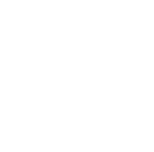
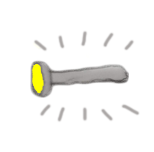
Revision of a layered w=154, h=152 image; what changed, layer by layer:
added layer "light" above "Layer 3 copy 2" over [32, 64, 44, 93]
added layer "Layer 3 copy 2" above "Layer 3" over [30, 30, 140, 123]
hid "Layer 3's Outer Stroke copy" over [30, 60, 129, 98]
